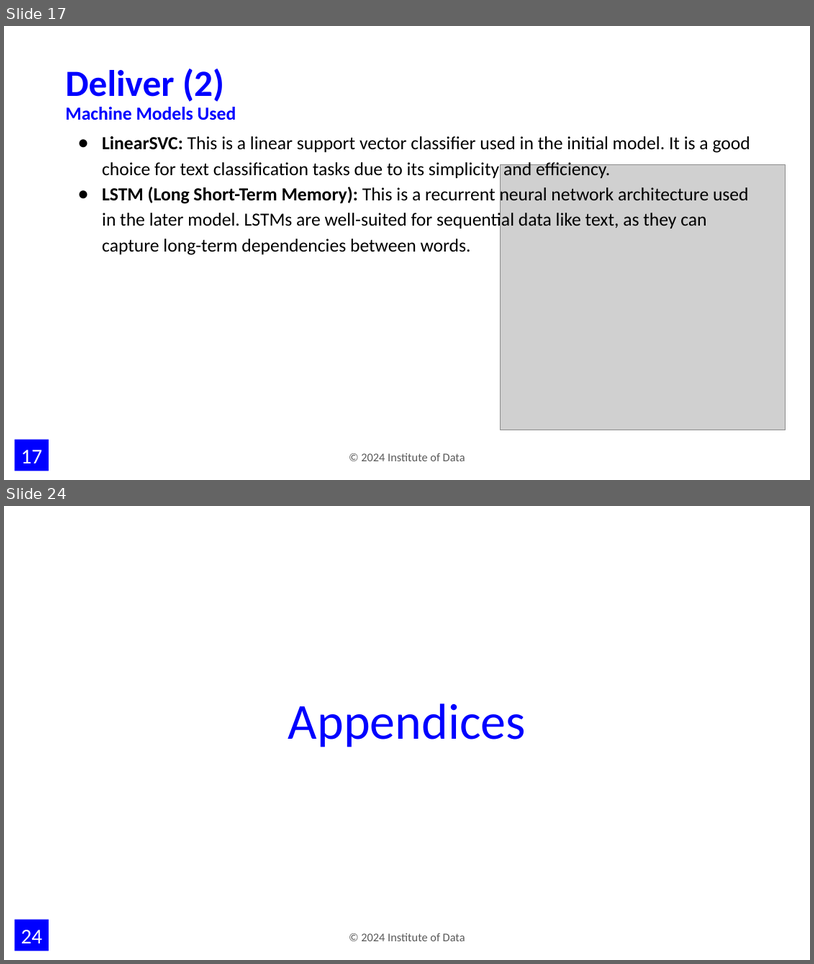
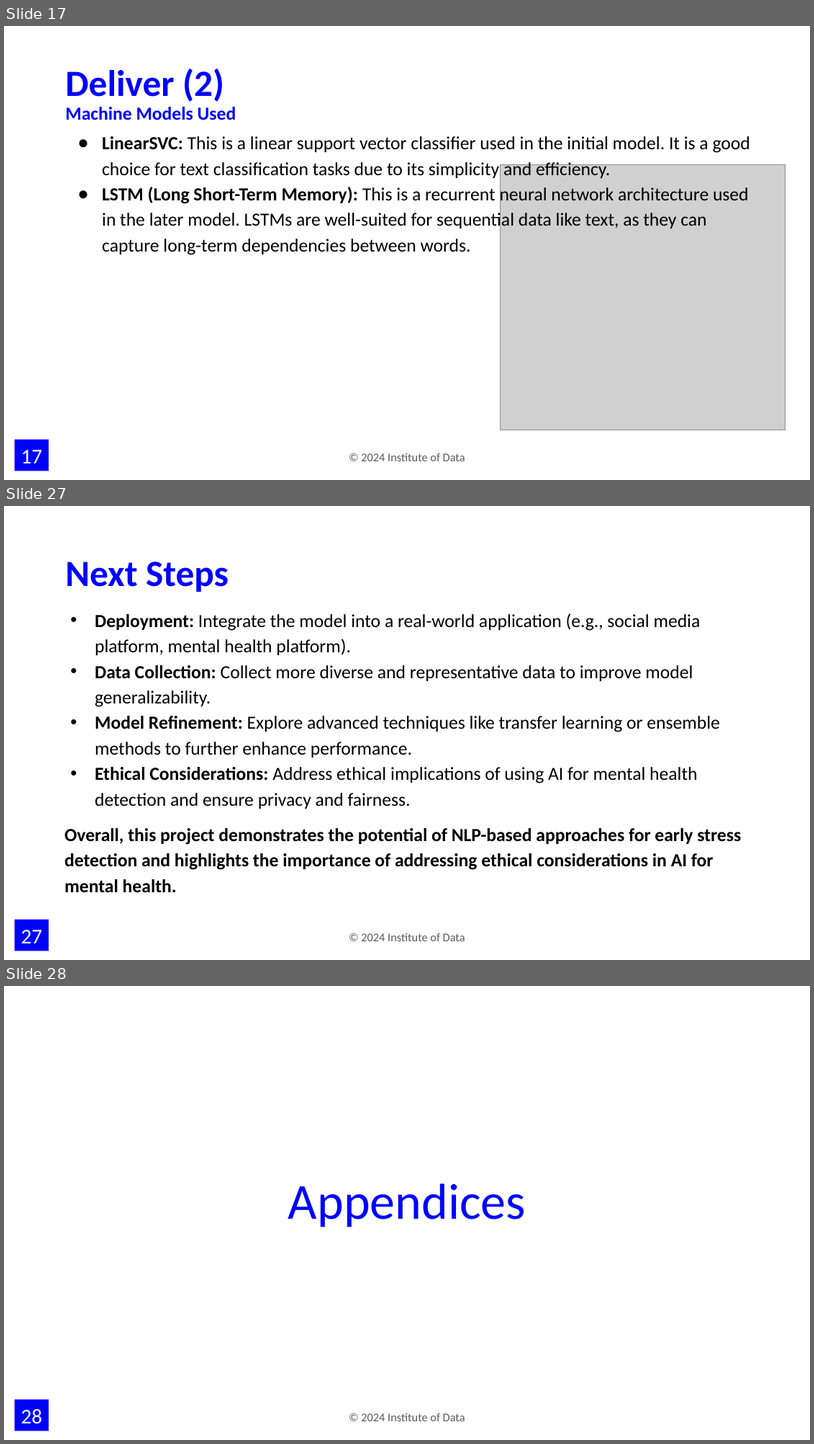
Before and after one commit to jimmychong1983/SocialMediaStressDetection, a slide deck: documentation/Harnessing NLP to Detect Stress in Social Media.pptx. Shown one above the other, each under a label of ours: slides 17 and 24 before the commit, slides 17, 27 and 28 after it; the slides between them are not shown. The pictures are 814x964 and 814x1444 pixels, drawn with LibreOffice and Linux fonts; fonts in the diff are those of the drawing; grey boxes stand for pictures; background and template pictures are left out. Boxes give left, top, right and bottom in pixels: in the first picture for what was removed or moved away, otherwise in the second. Text is boxed around its words. In the diff, an @@ line names an element or a change of style, - is before the commit and + after.

```diff
--- a/documentation/Harnessing NLP to Detect Stress in Social Media.pptx
+++ b/documentation/Harnessing NLP to Detect Stress in Social Media.pptx
@@ slide 27 added at <box>4,506,810,960</box>, background #FFFFFF; not listed: 2 template elements that a slide beside it also shows @@
@@ title added at <box>65,561,229,592</box>, 44 pt, text #0000FF, bold @@
+Next Steps
@@ text added at <box>64,613,741,893</box>, 22 pt, text #000000 @@
+• Deployment: Integrate the model into a real-world application (e.g., social media platform, mental health platform).
+• Data Collection: Collect more diverse and representative data to improve model generalizability.
+• Model Refinement: Explore advanced techniques like transfer learning or ensemble methods to further enhance performance.
+• Ethical Considerations: Address ethical implications of using AI for mental health detection and ensure privacy and fairness.
+Overall, this project demonstrates the potential of NLP-based approaches for early stress detection and highlights the importance of addressing ethical considerations in AI for mental health.
@@ what was slide 24 is now slide 28 @@
@@ page number at <box>21,1409,43,1424</box>: text changed @@
-24
+28
```
Also in this commit, not shown: 6 slides changed, 5 other slides added, 11 slides removed, 2 other files.
